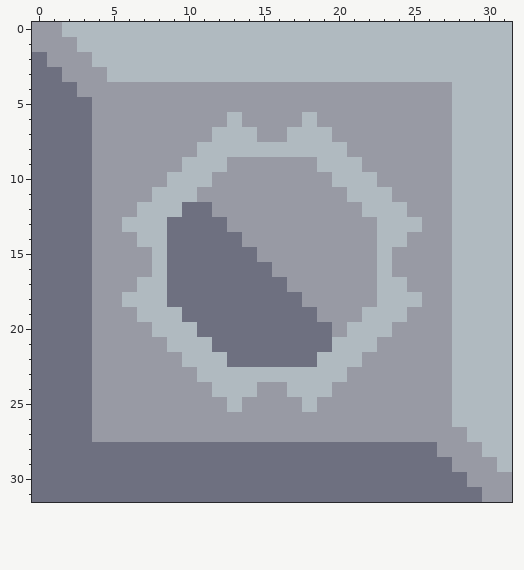
File history of a pixel-art sprite, sprites/blocks/storage/core-chip.png. The first picture shows the starting point.
The file is 32x32 pixels.
After the commit:
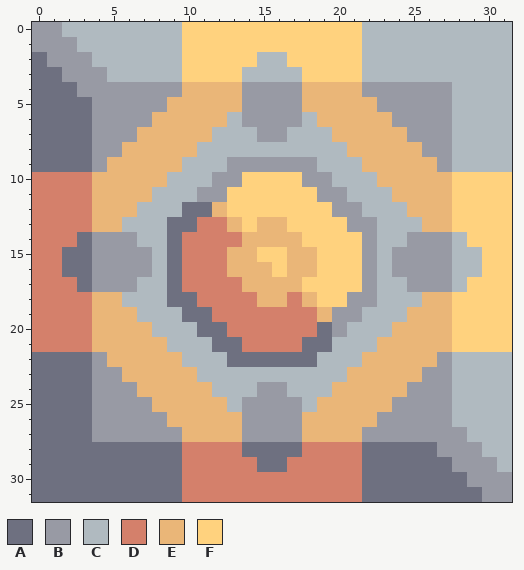
Palette (. is transparent): A #6e7080  B #989aa4  C #b0bac0  D #d4806b  E #eab678  F #ffd27e
Diff:
Changed rows in their new state; - is an unchanged pixel.
first column x 0:
 0 ----------FFFFFFFFFFFF----------
 1 ----------FFFFFFFFFFFF----------
 2 ----------FFFFF--FFFFF----------
 3 ----------FFFF----FFFF----------
 4 ----------EEEE----EEEE----------
 5 ---------EEEEE----EEEEE---------
 6 --------EEEEE------EEEEE--------
 7 -------EEEEE--------EEEEE-------
 8 ------EEEEE----------EEEEE------
 9 -----EEEEE------------EEEEE-----
10 DDDDEEEEE-----FFFF-----EEEEEFFFF
11 DDDDEEEE-----FFFFFF-----EEEEFFFF
12 DDDDEEE-----EFFFFFFF-----EEEFFFF
13 DDDDEE-----DDEFEEFFFF-----EEFFFF
14 DDD-------DDDDEEEEFFFF-------FFF
15 DD--------DDDEEFFEEFFF--------FF
16 DD--------DDDEEEFEEFFF--------FF
17 DDD-------DDDDEEEEFFFF-------FFF
18 DDDDEE-----DDDDEEDEFF-----EEFFFF
19 DDDDEEE-----DDDDDDDE-----EEEFFFF
20 DDDDEEEE-----DDDDDD-----EEEEFFFF
21 DDDDEEEEE-----DDDD-----EEEEEFFFF
22 -----EEEEE------------EEEEE-----
23 ------EEEEE----------EEEEE------
24 -------EEEEE--------EEEEE-------
25 --------EEEEE------EEEEE--------
26 ---------EEEEE----EEEEE---------
27 ----------EEEE----EEEE----------
28 ----------DDDD----DDDD----------
29 ----------DDDDD--DDDDD----------
30 ----------DDDDDDDDDDDD----------
31 ----------DDDDDDDDDDDD----------
